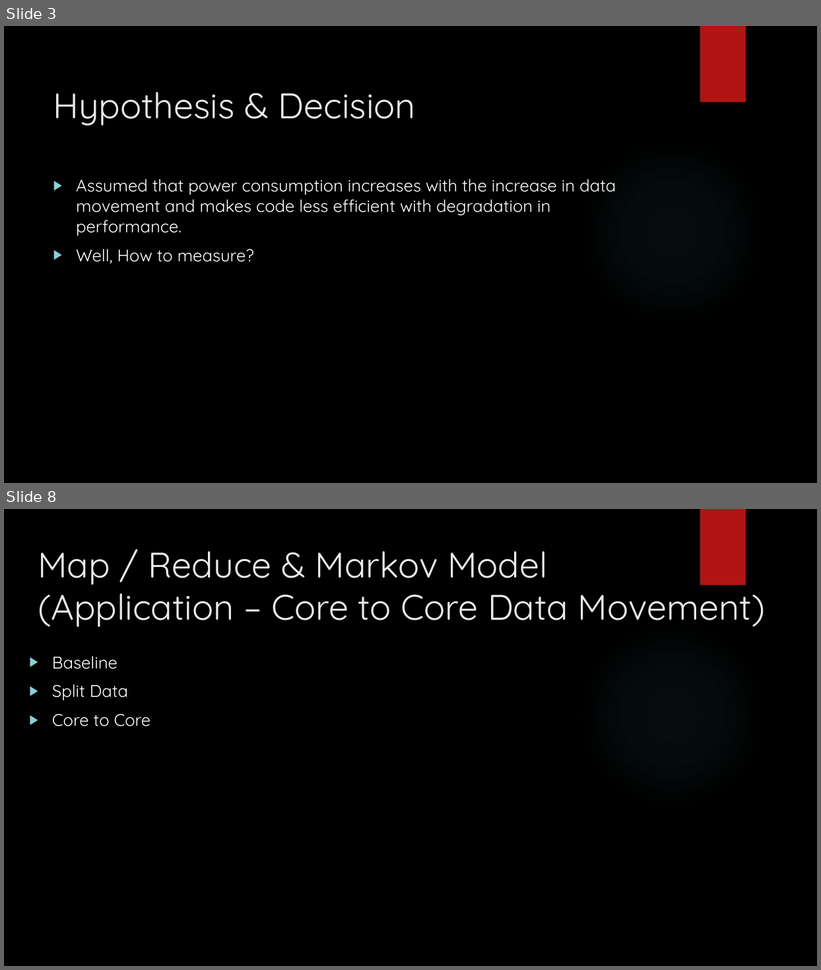
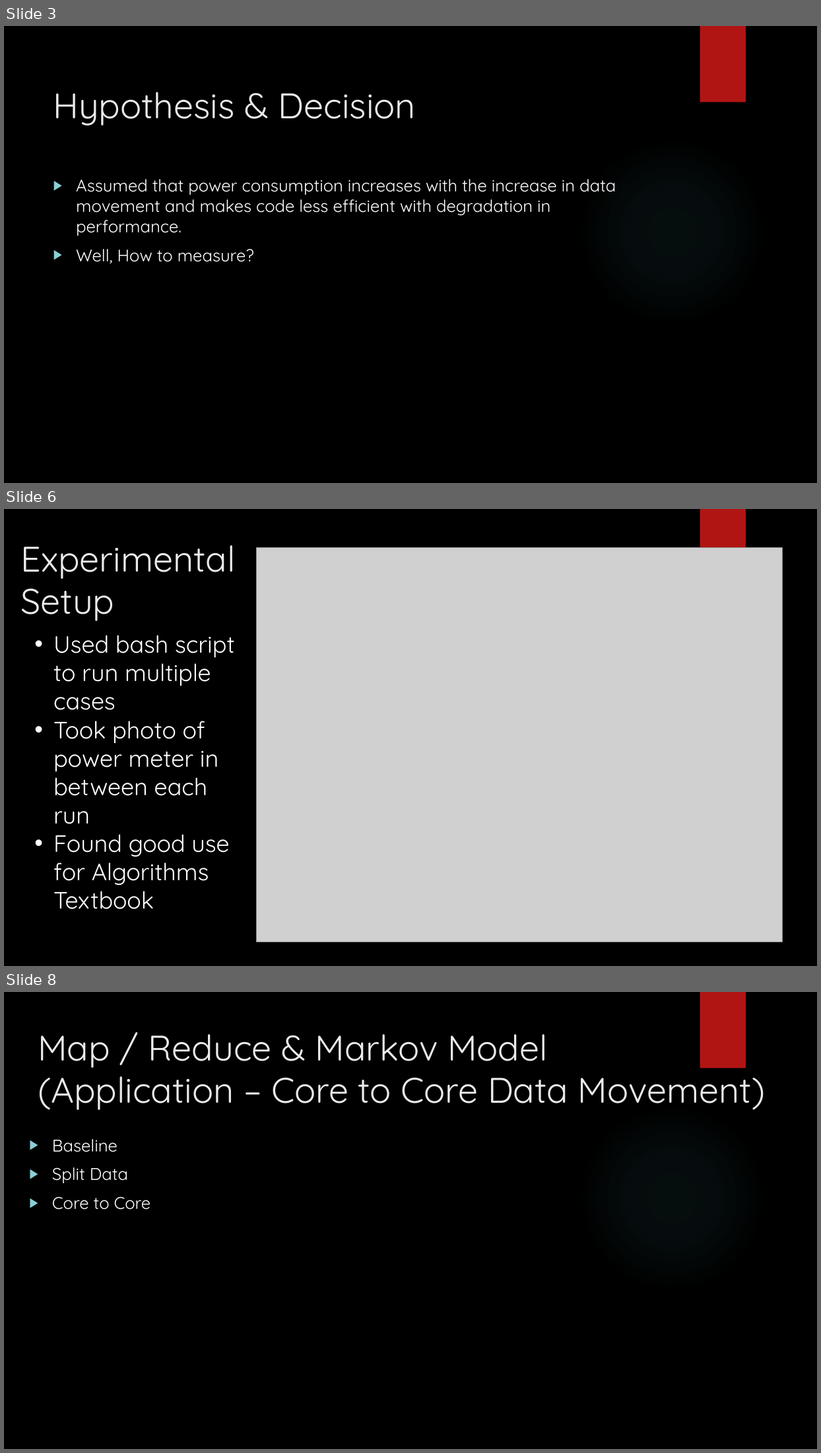
Before and after one commit to jasongraalum/CS533_Spring2018_Group2_Project, a slide deck: documents/Outline for Presentation.pptx. Shown one above the other, each under a label of ours: slides 3 and 8 before the commit, slides 3, 6 and 8 after it; the slides between them are not shown. The pictures are 821x970 and 821x1453 pixels, drawn with LibreOffice and Linux fonts; fonts in the diff are those of the drawing; grey boxes stand for pictures; background and template pictures are left out. Boxes give left, top, right and bottom in pixels: in the first picture for what was removed or moved away, otherwise in the second. Text is boxed around its words. In the diff, an @@ line names an element or a change of style, - is before the commit and + after.

```diff
--- a/documents/Outline for Presentation.pptx
+++ b/documents/Outline for Presentation.pptx
@@ slide 6 added at (x1=4, y1=509, x2=817, y2=966), background picture (left out); not listed: 1 template element that a slide beside it also shows @@
@@ title added at (x1=21, y1=545, x2=236, y2=621), 42 pt, text #EBEBEB @@
+Experimental Setup
@@ picture added at (x1=257, y1=548, x2=783, y2=943) @@
@@ text added at (x1=54, y1=635, x2=235, y2=910), 28 pt, text #FFFFFF @@
+• Used bash script to run multiple cases
+• Took photo of power meter in between each run
+• Found good use for Algorithms Textbook
```
Also in this commit, not shown: 3 slides changed, 1 other slide added.
